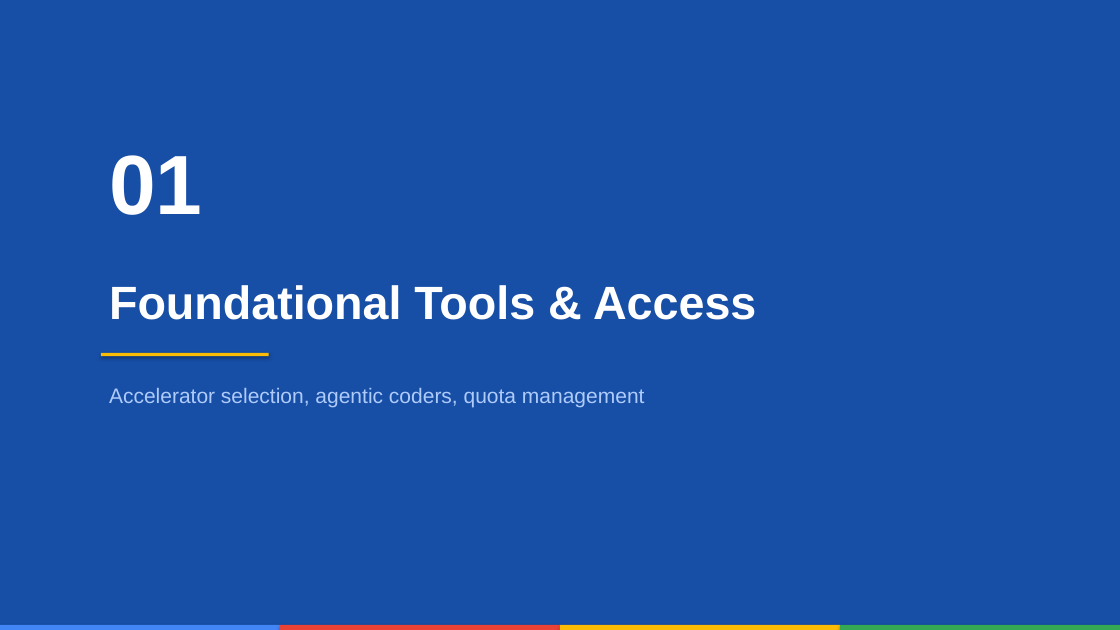
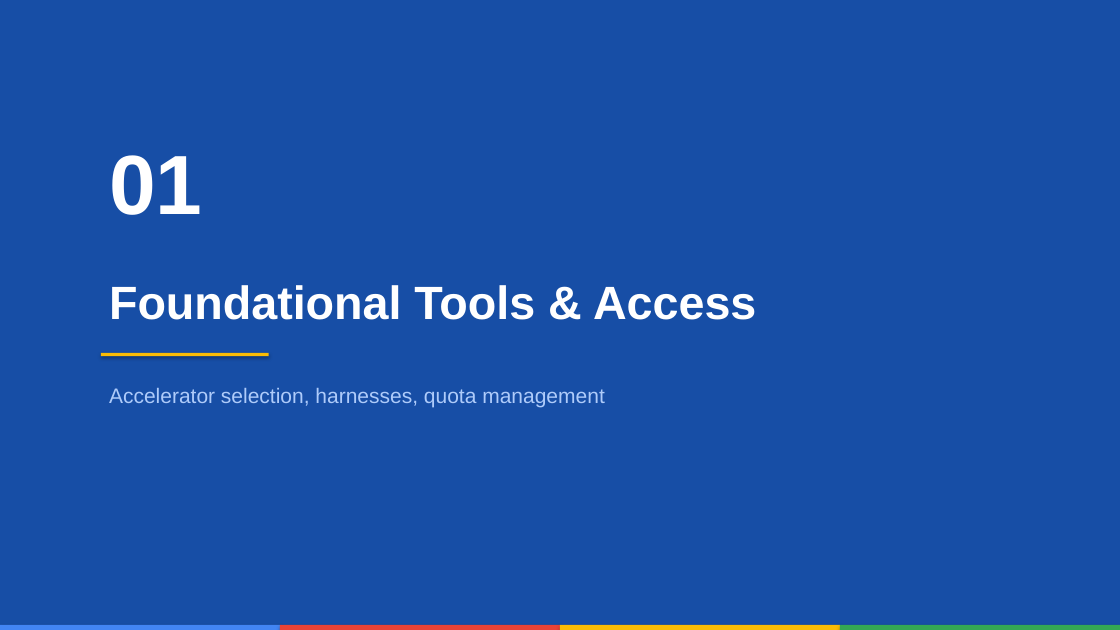
Before and after one commit to WandLZhang/GPS-AI-Infra-Onboarding-Workshop, a slide deck: slide 4 of AI_Infrastructure_Onboarding_Presentation.pptx. Drawn at 1120x630 pixels with LibreOffice and Linux fonts; fonts in the diff are those of the drawing. Boxes give left, top, right and bottom in pixels: in the first picture for what was removed or moved away, otherwise in the second. Text is boxed around its words. In the diff, an @@ line names an element or a change of style, - is before the commit and + after.

Commit message:
Deck: say harness, and list the new folders
generate_presentation.py says harness instead of agentic coder, and its repository card lists the new top-level folders. The .pptx is rebuilt from it with python-pptx. Only those five text frames changed.

```diff
--- a/AI_Infrastructure_Onboarding_Presentation.pptx
+++ b/AI_Infrastructure_Onboarding_Presentation.pptx
@@ text at (109, 388, 605, 407): text changed @@
-Accelerator selection, agentic coders, quota management
+Accelerator selection, harnesses, quota management
```
Also in this commit, not shown: 3 other slides changed, 1 other file.
